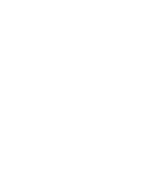
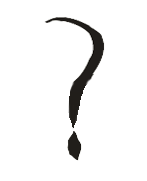
Before/after of a w=147, h=181 layered artwork. What changed in the layer stack:
added layer "?" above "M" over <box>44,17,105,161</box>
